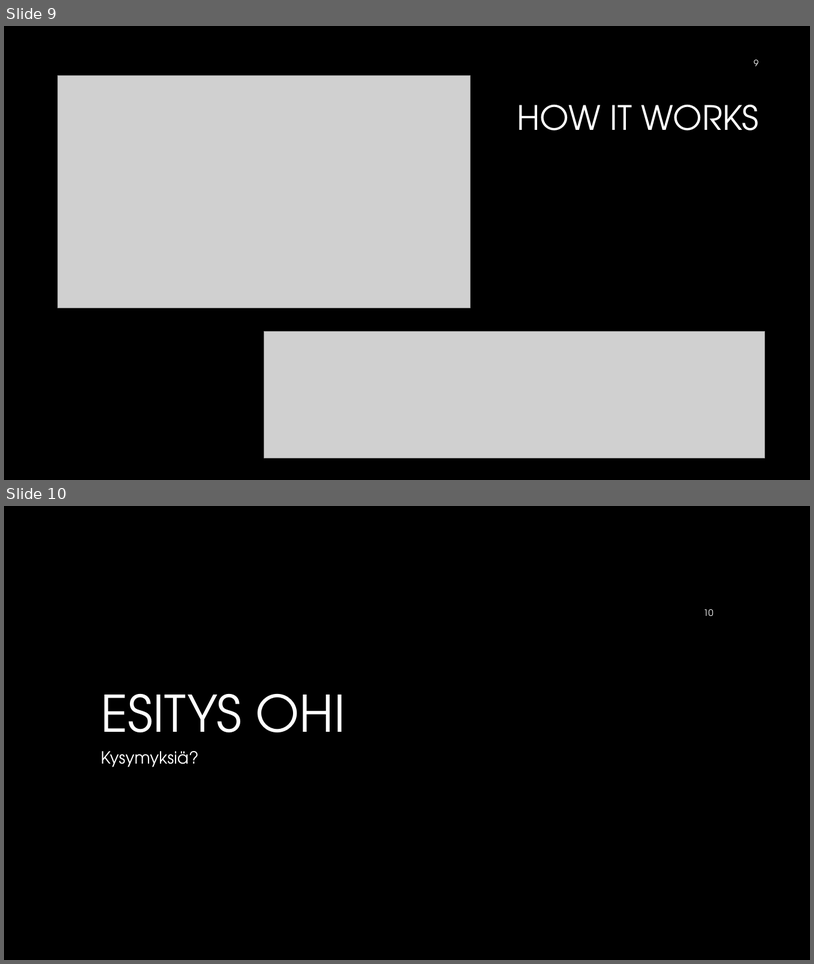
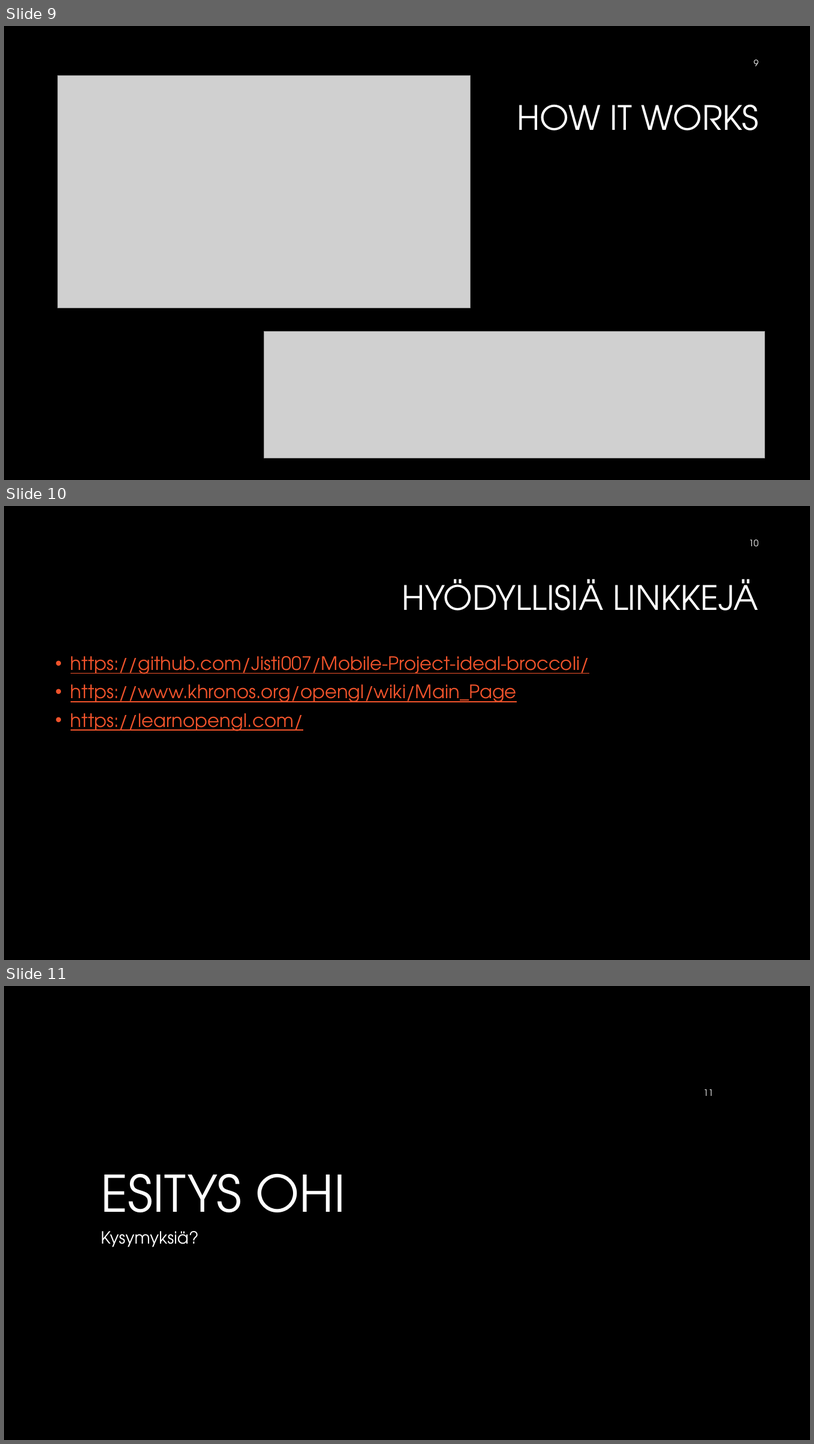
Before and after one commit to Jisti007/Mobile-Project-ideal-broccoli, a slide deck: presentation/OpenGL ES 3.pptx. Shown one above the other, each under a label of ours: slides 9 and 10 before the commit, slides 9, 10 and 11 after it. The pictures are 814x964 and 814x1444 pixels, drawn with LibreOffice and Linux fonts; fonts in the diff are those of the drawing; grey boxes stand for pictures; background and template pictures are left out. Boxes give left, top, right and bottom in pixels: in the first picture for what was removed or moved away, otherwise in the second. Text is boxed around its words. In the diff, an @@ line names an element or a change of style, - is before the commit and + after.

```diff
--- a/presentation/OpenGL ES 3.pptx
+++ b/presentation/OpenGL ES 3.pptx
@@ slide 10 added at (4,506,810,960), background #000000 @@
@@ page number added at (749,540,759,546), 10.5 pt, text #FFFFFF @@
+10
@@ title added at (402,579,759,610), 40 pt, text #FFFFFF @@
+HYÖDYLLISIÄ LINKKEJÄ
@@ text added at (71,656,590,731), 22 pt, text #F0532B, underline @@
+• https://github.com/Jisti007/Mobile-Project-ideal-broccoli/
+• https://www.khronos.org/opengl/wiki/Main_Page
+• https://learnopengl.com/
@@ what was slide 10 is now slide 11 @@
@@ page number at (704,1089,713,1096): text changed @@
-10
+11
```
Also in this commit, not shown: 6 slides changed.
